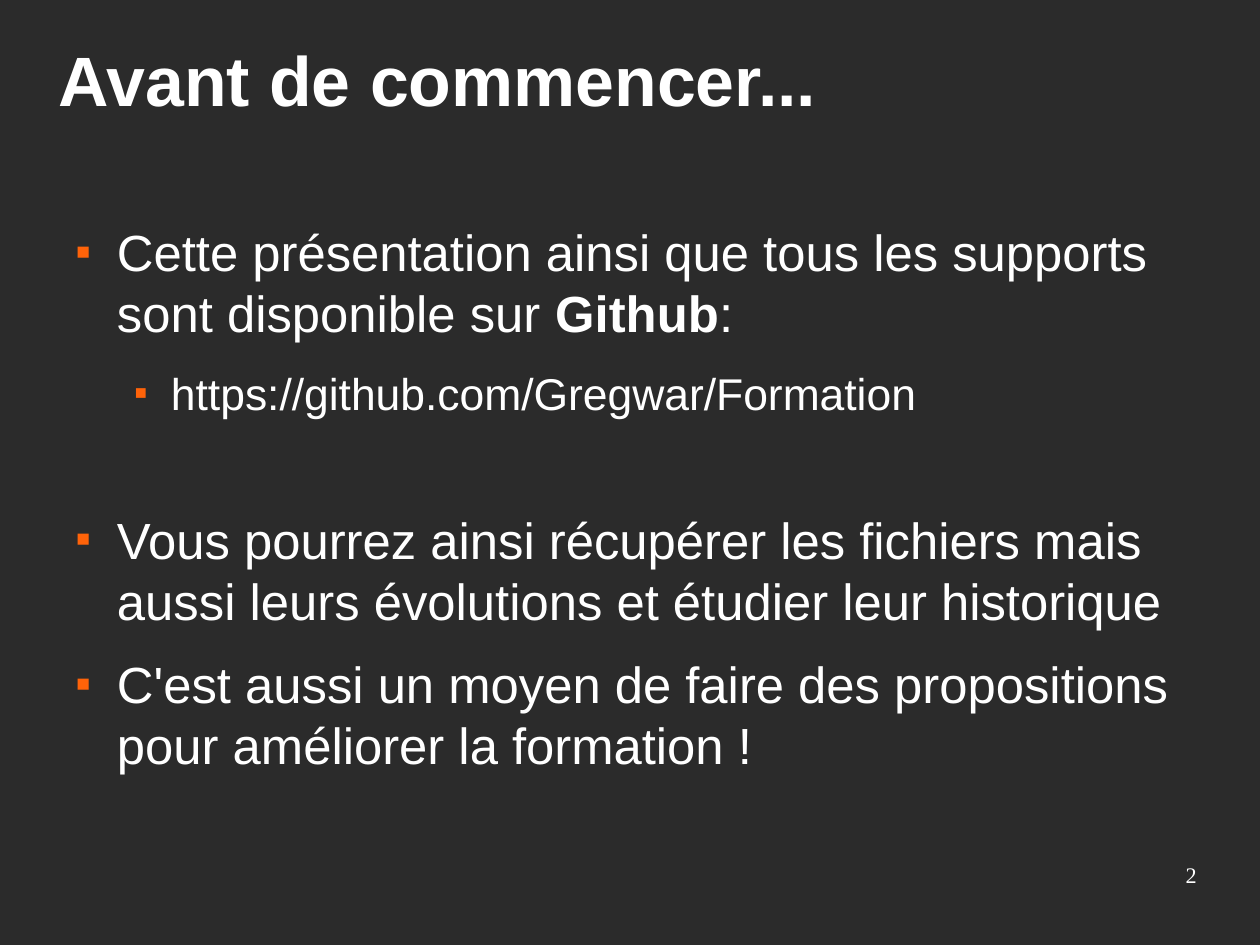
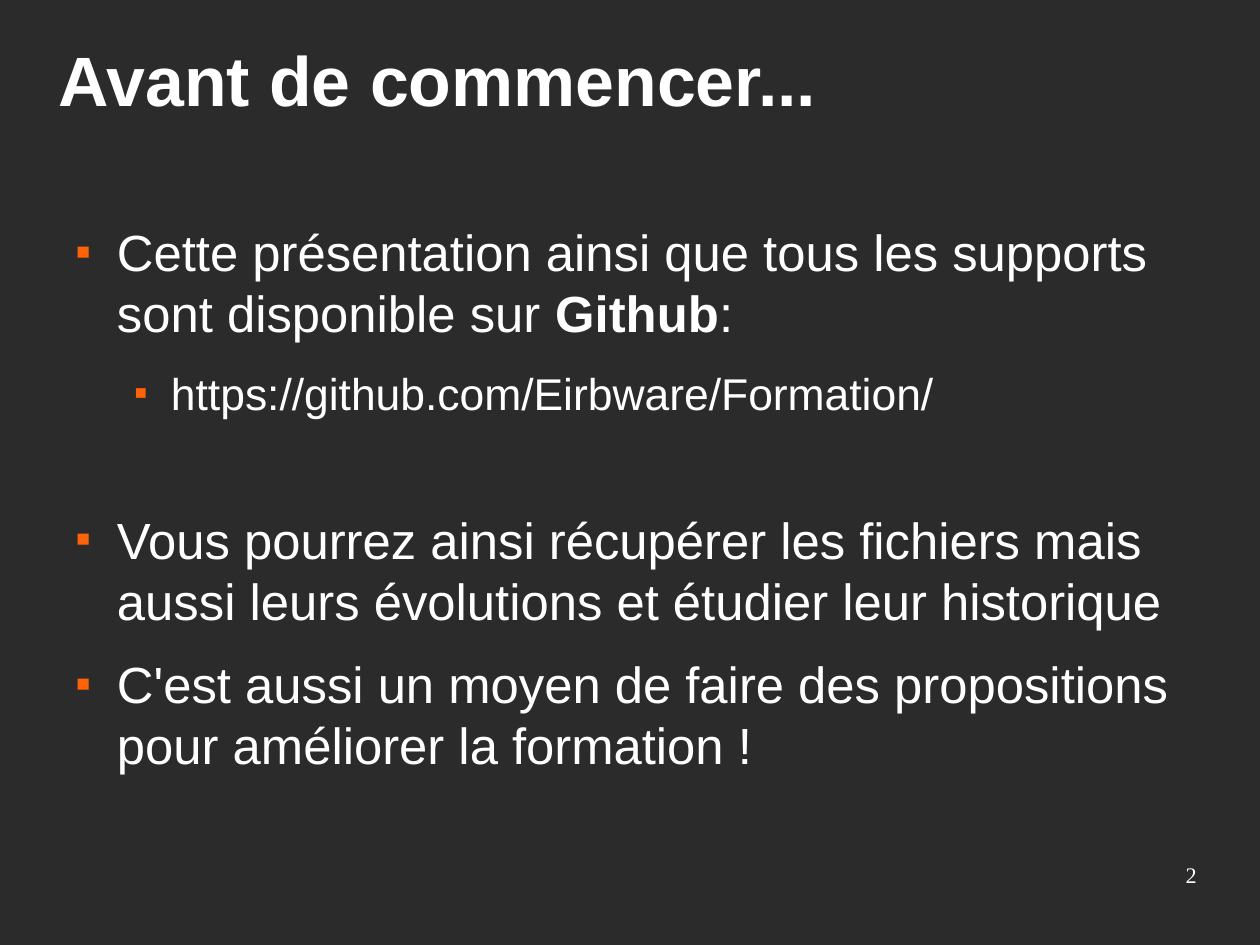
Before and after one commit to Eirbware/Formation, a slide deck: slide 2 of presentations/fondements.odp. Drawn at 1260x945 pixels with LibreOffice and Linux fonts; fonts in the diff are those of the drawing; background and template pictures are left out; a plain dark background stands for a picture behind light text. Boxes give left, top, right and bottom in pixels: in the first picture for what was removed or moved away, otherwise in the second. Text is boxed around its words. In the diff, an @@ line names an element or a change of style, - is before the commit and + after.

Commit message:
Mise à jour du nom du dépôt git dans la présentation

```diff
--- a/presentations/fondements.odp
+++ b/presentations/fondements.odp
@@ text at <box>171,377,933,419</box>: text changed @@
-  ■ https://github.com/Gregwar/Formation
+  ■ https://github.com/Eirbware/Formation/
```
